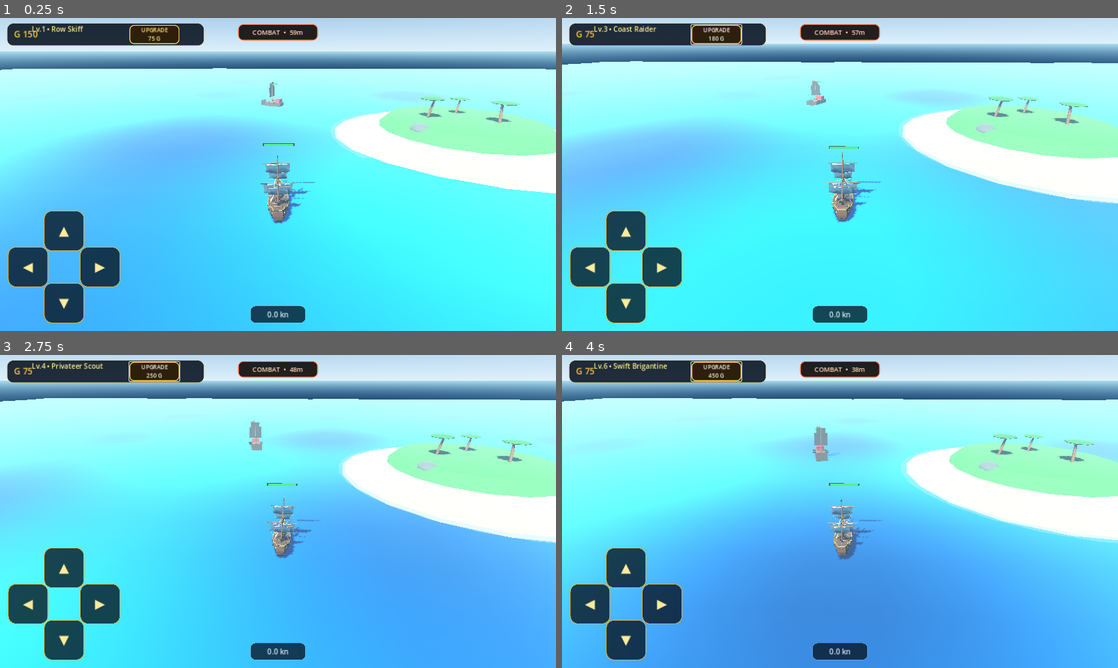
Above: before the commit, frames 1-4 (two rows, left to right).
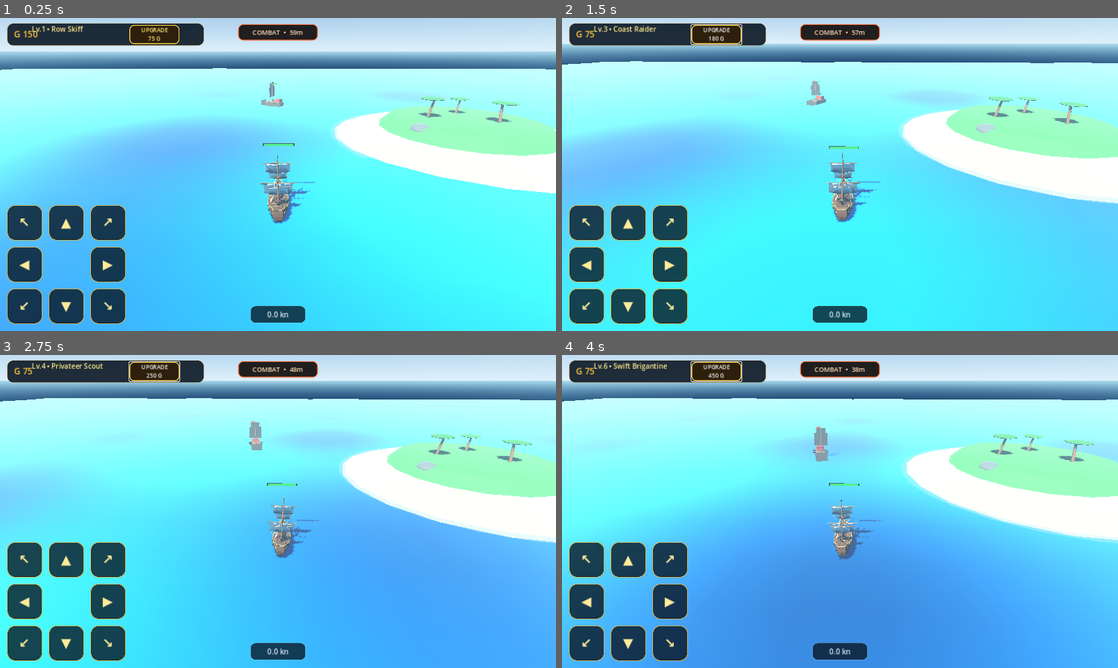
Above: after the commit, the same moments.

Repository: za99405com-ui/Pirate-Seasonline
Game: Godot game, scene res://scenes/world/world.tscn
Same seed, same stepped clock (60 frames per second), same inputs: the game is played once before the commit and once after it.
Inputs:
- Up to frame 1 (0.25 s): no input
- Up to frame 2 (1.5 s): click "UPGRADE 75 G" at 0.5 s; click "UPGRADE 120 G" at 1.25 s
- Up to frame 3 (2.75 s): click "UPGRADE 180 G" at 2 s
- Up to frame 4 (4 s): click "UPGRADE 250 G" at 2.75 s; click "UPGRADE 340 G" at 3.5 s

The runs differ from the first frame. In frame 1, 4.7% of the frame differs, in the area x 1-23%, y 59-98%; in frame 2, 4.7%; in frame 3, 4.7%; in frame 4, 4.7%.

Commit message:
controls: add one-touch diagonal steering buttons

Diff:
--- a/godot_game/scripts/ui/hud.gd
+++ b/godot_game/scripts/ui/hud.gd
@@ -27,6 +27,10 @@
 var dpad_down: Button = null
 var dpad_left: Button = null
 var dpad_right: Button = null
+var dpad_up_left: Button = null
+var dpad_up_right: Button = null
+var dpad_down_left: Button = null
+var dpad_down_right: Button = null
 var dpad_up_held: bool = false
 var dpad_down_held: bool = false
 var dpad_left_held: bool = false
@@ -106,15 +110,19 @@
 	dpad_root.grow_vertical = Control.GROW_DIRECTION_BEGIN
 	controls_root.add_child(dpad_root)
 
+	dpad_up_left = _make_dpad_button("↖")
 	dpad_up = _make_dpad_button("▲")
-	dpad_down = _make_dpad_button("▼")
+	dpad_up_right = _make_dpad_button("↗")
 	dpad_left = _make_dpad_button("◀")
 	dpad_right = _make_dpad_button("▶")
-
-	for button in [dpad_up, dpad_down, dpad_left, dpad_right]:
+	dpad_down_left = _make_dpad_button("↙")
+	dpad_down = _make_dpad_button("▼")
+	dpad_down_right = _make_dpad_button("↘")
+
+	for button in [dpad_up_left, dpad_up, dpad_up_right, dpad_left, dpad_right, dpad_down_left, dpad_down, dpad_down_right]:
 		dpad_root.add_child(button)
 
-	for button in [dpad_up, dpad_down, dpad_left, dpad_right]:
+	for button in [dpad_up_left, dpad_up, dpad_up_right, dpad_left, dpad_right, dpad_down_left, dpad_down, dpad_down_right]:
 		button.toggle_mode = true
 		button.mouse_filter = Control.MOUSE_FILTER_IGNORE
 
@@ -153,21 +161,26 @@
 		return
 
 	var viewport_size: Vector2 = get_viewport().get_visible_rect().size
-	var dpad_size: float = clampf(viewport_size.y * 0.36, 230.0, 300.0)
-	var button_size: float = dpad_size * 0.36
+	var dpad_size: float = clampf(viewport_size.y * 0.38, 238.0, 310.0)
+	var button_size: float = dpad_size * 0.30
 	var center: float = dpad_size * 0.5
 	var half_button: float = button_size * 0.5
-	var edge: float = 18.0
+	var far: float = dpad_size - button_size
+	var edge: float = 16.0
 
 	dpad_root.offset_left = edge
 	dpad_root.offset_top = -dpad_size - edge
 	dpad_root.offset_right = edge + dpad_size
 	dpad_root.offset_bottom = -edge
 
+	_place_dpad_button(dpad_up_left, 0.0, 0.0, button_size)
 	_place_dpad_button(dpad_up, center - half_button, 0.0, button_size)
-	_place_dpad_button(dpad_down, center - half_button, dpad_size - button_size, button_size)
+	_place_dpad_button(dpad_up_right, far, 0.0, button_size)
 	_place_dpad_button(dpad_left, 0.0, center - half_button, button_size)
-	_place_dpad_button(dpad_right, dpad_size - button_size, center - half_button, button_size)
+	_place_dpad_button(dpad_right, far, center - half_button, button_size)
+	_place_dpad_button(dpad_down_left, 0.0, far, button_size)
+	_place_dpad_button(dpad_down, center - half_button, far, button_size)
+	_place_dpad_button(dpad_down_right, far, far, button_size)
 
 func _place_dpad_button(button: Button, x: float, y: float, button_size: float) -> void:
 	if not button:
@@ -209,14 +222,22 @@
 func _dpad_direction_at(screen_position: Vector2) -> String:
 	if not dpad_root or not dpad_root.visible:
 		return ""
+	if dpad_up_left and dpad_up_left.get_global_rect().has_point(screen_position):
+		return "up_left"
 	if dpad_up and dpad_up.get_global_rect().has_point(screen_position):
 		return "up"
-	if dpad_down and dpad_down.get_global_rect().has_point(screen_position):
-		return "down"
+	if dpad_up_right and dpad_up_right.get_global_rect().has_point(screen_position):
+		return "up_right"
 	if dpad_left and dpad_left.get_global_rect().has_point(screen_position):
 		return "left"
 	if dpad_right and dpad_right.get_global_rect().has_point(screen_position):
 		return "right"
+	if dpad_down_left and dpad_down_left.get_global_rect().has_point(screen_position):
+		return "down_left"
+	if dpad_down and dpad_down.get_global_rect().has_point(screen_position):
+		return "down"
+	if dpad_down_right and dpad_down_right.get_global_rect().has_point(screen_position):
+		return "down_right"
 	return ""
 
 func _refresh_dpad_state() -> void:
@@ -230,6 +251,11 @@
 		directions.append(String(value))
 	if not mouse_dpad_direction.is_empty():
 		directions.append(mouse_dpad_direction)
+
+	var up_left_active: bool = false
+	var up_right_active: bool = false
+	var down_left_active: bool = false
+	var down_right_active: bool = false
 
 	for direction in directions:
 		match direction:
@@ -241,15 +267,39 @@
 				dpad_left_held = true
 			"right":
 				dpad_right_held = true
-
+			"up_left":
+				dpad_up_held = true
+				dpad_left_held = true
+				up_left_active = true
+			"up_right":
+				dpad_up_held = true
+				dpad_right_held = true
+				up_right_active = true
+			"down_left":
+				dpad_down_held = true
+				dpad_left_held = true
+				down_left_active = true
+			"down_right":
+				dpad_down_held = true
+				dpad_right_held = true
+				down_right_active = true
+
+	if dpad_up_left:
+		dpad_up_left.set_pressed_no_signal(up_left_active)
 	if dpad_up:
-		dpad_up.set_pressed_no_signal(dpad_up_held)
+		dpad_up.set_pressed_no_signal(dpad_up_held and not up_left_active and not up_right_active)
+	if dpad_up_right:
+		dpad_up_right.set_pressed_no_signal(up_right_active)
+	if dpad_left:
+		dpad_left.set_pressed_no_signal(dpad_left_held and not up_left_active and not down_left_active)
+	if dpad_right:
+		dpad_right.set_pressed_no_signal(dpad_right_held and not up_right_active and not down_right_active)
+	if dpad_down_left:
+		dpad_down_left.set_pressed_no_signal(down_left_active)
 	if dpad_down:
-		dpad_down.set_pressed_no_signal(dpad_down_held)
-	if dpad_left:
-		dpad_left.set_pressed_no_signal(dpad_left_held)
-	if dpad_right:
-		dpad_right.set_pressed_no_signal(dpad_right_held)
+		dpad_down.set_pressed_no_signal(dpad_down_held and not down_left_active and not down_right_active)
+	if dpad_down_right:
+		dpad_down_right.set_pressed_no_signal(down_right_active)
 
 	_send_dpad_vector()
 
